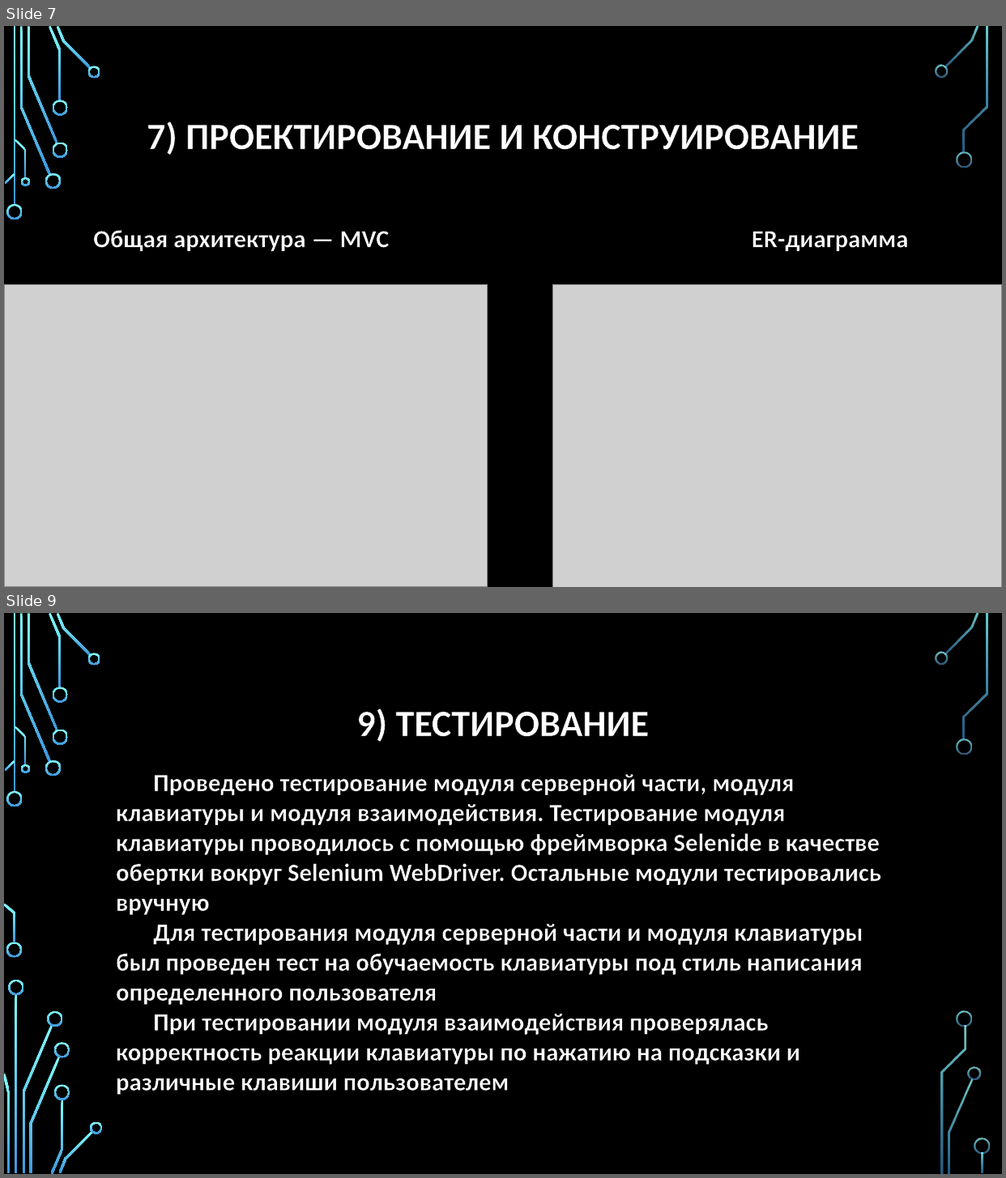
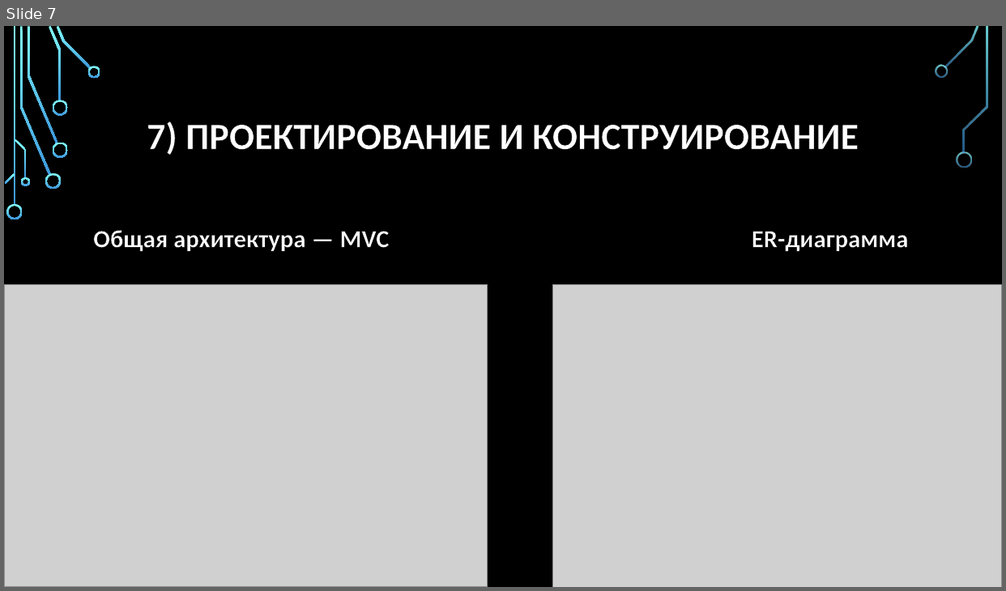
Before and after one commit to Ruslan-Far/docs-graduate-work, a slide deck: Фархетдинов - Презентация по ВКР.pptx. Shown one above the other, each under a label of ours: slides 7 and 9 before the commit, slide 7 after it; the slides between them are not shown. The pictures are 1006x1178 and 1006x591 pixels, drawn with LibreOffice and Linux fonts; fonts in the diff are those of the drawing; grey boxes stand for pictures; background and template pictures are left out. Boxes give left, top, right and bottom in pixels: in the first picture for what was removed or moved away, otherwise in the second. Text is boxed around its words. In the diff, an @@ line names an element or a change of style, - is before the commit and + after.

```diff
--- a/Фархетдинов - Презентация по ВКР.pptx
+++ b/Фархетдинов - Презентация по ВКР.pptx
@@ slide 9 removed at (4, 613, 1002, 1174), background picture (left out); not listed: 23 template elements that a slide beside it also shows @@
@@ title removed at (356, 709, 649, 742) @@
-9) ТЕСТИРОВАНИЕ
@@ text removed at (116, 774, 881, 1095) @@
-Проведено тестирование модуля серверной части, модуля клавиатуры и модуля взаимодействия. Тестирование модуля клавиатуры проводилось с помощью фреймворка Selenide в качестве обертки вокруг Selenium WebDriver. Остальные модули тестировались вручную
-Для тестирования модуля серверной части и модуля клавиатуры был проведен тест на обучаемость клавиатуры под стиль написания определенного пользователя
-При тестировании модуля взаимодействия проверялась корректность реакции клавиатуры по нажатию на подсказки и различные клавиши пользователем
@@ group removed at (6, 943, 990, 1174): 12 freeform shapes, 1 rectangle @@
```
Also in this commit, not shown: 6 slides changed, 2 other slides removed, 3 other files.
